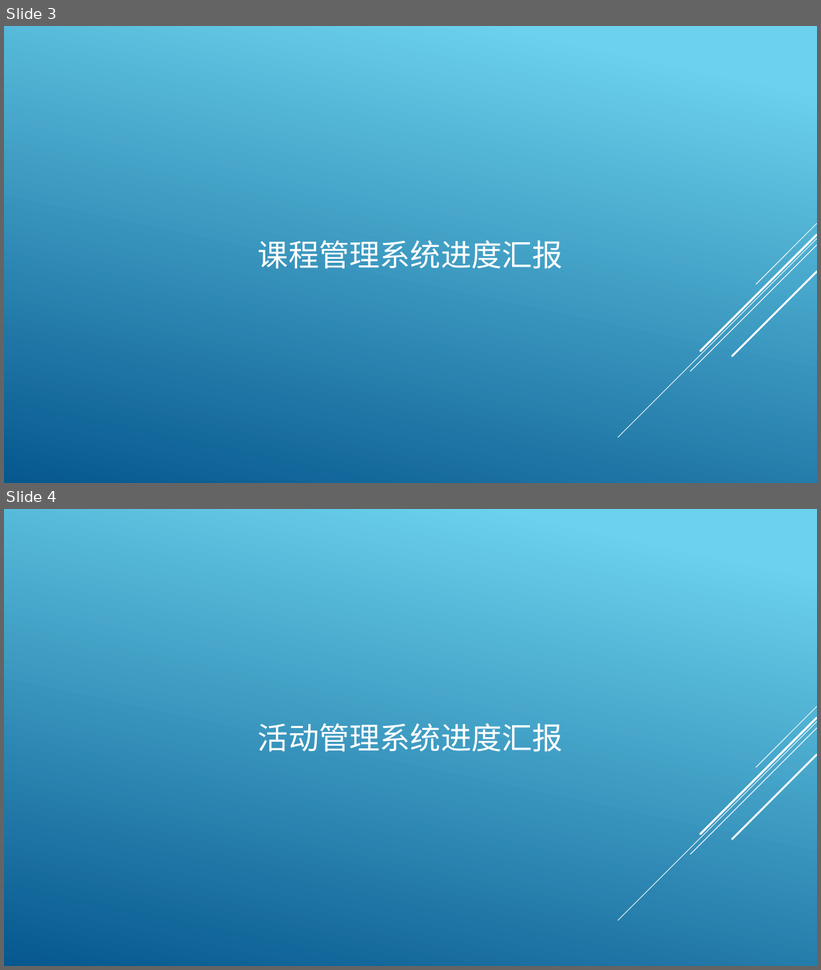
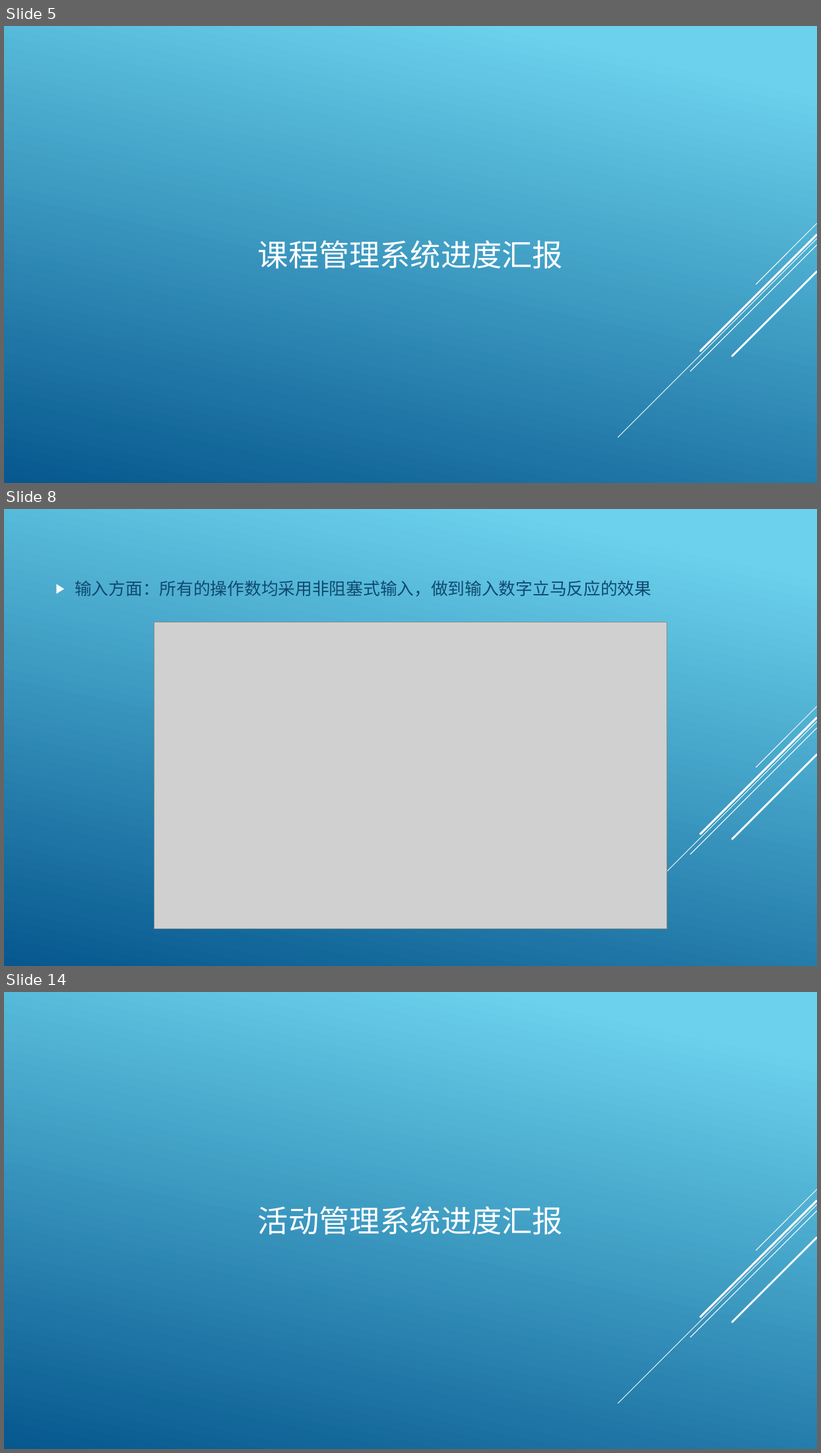
Before and after one commit to archester-250/Course_Auxiliary_System, a slide deck: report/Mid-term check.pptx. Shown one above the other, each under a label of ours: slides 3 and 4 before the commit, slides 5, 8 and 14 after it; the slides between them are not shown. The pictures are 821x970 and 821x1453 pixels, drawn with LibreOffice and Linux fonts; fonts in the diff are those of the drawing; grey boxes stand for pictures. Boxes give left, top, right and bottom in pixels: in the first picture for what was removed or moved away, otherwise in the second. Text is boxed around its words. In the diff, an @@ line names an element or a change of style, - is before the commit and + after.

```diff
--- a/report/Mid-term check.pptx
+++ b/report/Mid-term check.pptx
@@ slide 8 added at [4,509,817,966], background gradient #6ED2EB to #06588E; not listed: 5 template elements that a slide beside it also shows @@
@@ text added at [75,580,651,597], 20 pt, text #0F496F @@
+▶ 输入方面：所有的操作数均采用非阻塞式输入，做到输入数字立马反应的效果
@@ picture added at [154,623,667,929] @@
@@ what was slide 3 is now slide 5 @@
@@ what was slide 4 is now slide 14 @@
```
Also in this commit, not shown: 10 other slides added, 8 other files.
